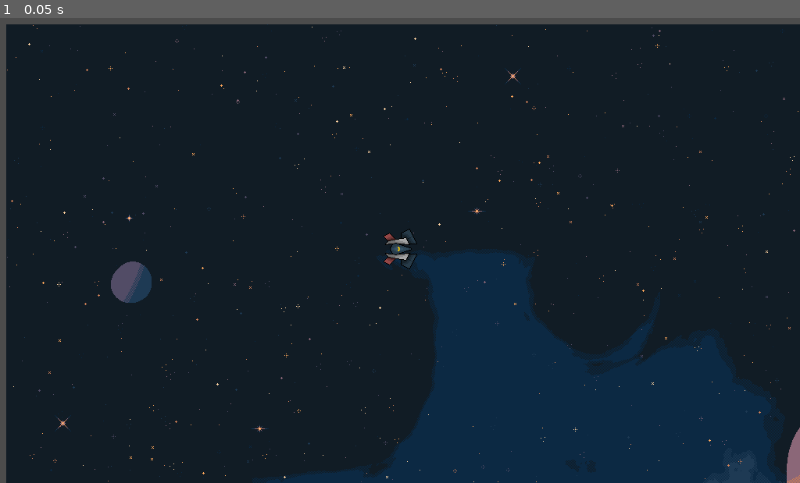
Above: before the commit, frame 1.
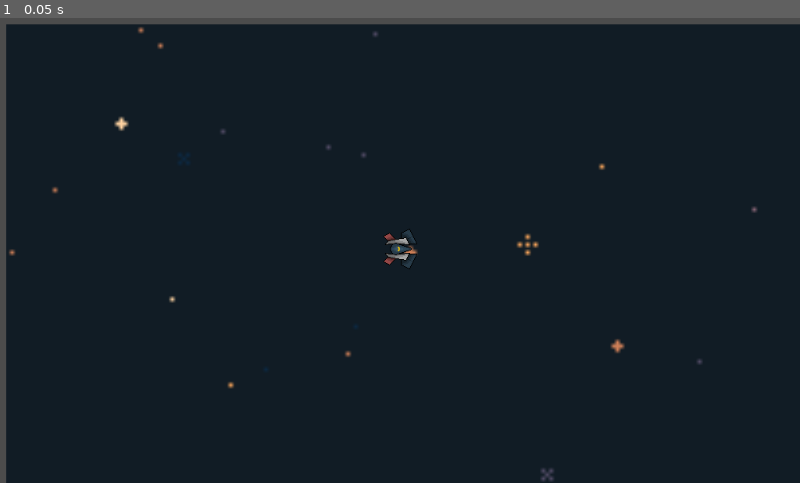
Above: after the commit, the same moment.

Repository: sL0C/LittleSpaceGame
Game: Godot game, scene res://Main.tscn
Two runs of this game, one before a commit and one after it. Both use one fixed random seed, a clock stepped at 60 frames per second and the inputs below.
Inputs:
- Up to frame 1 (0.05 s): no input

The runs differ from the first frame. In frame 1, 16% of the frame differs, in the area x 0-100%, y 1-100%.

Commit message:
Changed Background

Diff:
--- a/Main.tscn
+++ b/Main.tscn
@@ -1,42 +1,17 @@
-[gd_scene load_steps=4 format=2]
+[gd_scene load_steps=3 format=2]
 
 [ext_resource path="res://Assets/Space Background.png" type="Texture" id=1]
 [ext_resource path="res://scenes/Player.tscn" type="PackedScene" id=2]
-
-[sub_resource type="RectangleShape2D" id=1]
-extents = Vector2( 1500, 1500 )
 
 [node name="Main" type="Node2D"]
 position = Vector2( 948, 1076 )
 
 [node name="Background" type="Sprite" parent="."]
-position = Vector2( 552, 424 )
+position = Vector2( 6552, 6424 )
+scale = Vector2( 5, 5 )
 texture = ExtResource( 1 )
-
-[node name="Area2D" type="Area2D" parent="Background"]
-
-[node name="CollisionShape2D" type="CollisionShape2D" parent="Background/Area2D"]
-shape = SubResource( 1 )
 
 [node name="Player" parent="." instance=ExtResource( 2 )]
 position = Vector2( -444, -788 )
-mass = 1.0
-rotation_dir = 0.0
-current_dir = Vector2( 0, 0 )
-thrust_strength = 10.0
-run_strength = 25.0
-sneak_strength = 5.0
-turn_strength = 0.005
-health_recovery = 0.5
-health = 100.0
-stamina_recovery = 1.0
-stamina = 100.0
-strain = 0.5
-recovery_cicle = 0.5
-max_speed = 400.0
-max_health = 100.0
-max_stamina = 100.0
-drag_strength = 0.001
-static_friction = 1.0
-kinetic_friction = 4.0
-inertia = 5
+max_zoom = Vector2( 2.5, 2.5 )
+zoom_speed = 1.0
